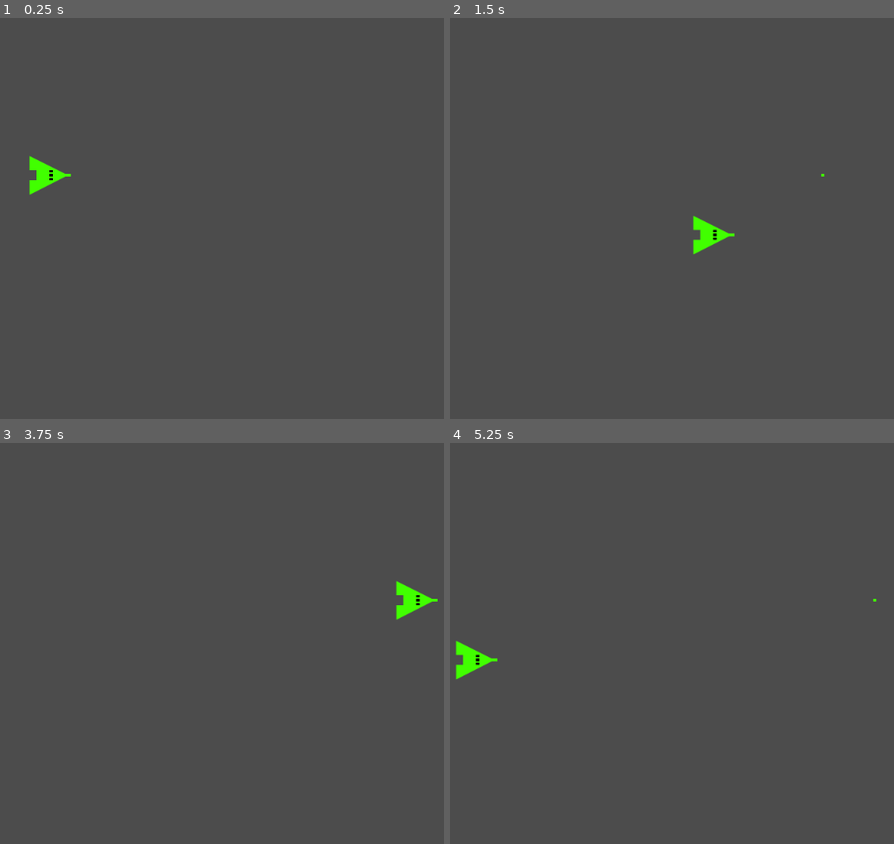
Above: before the commit, frames 1-4 (two rows, left to right).
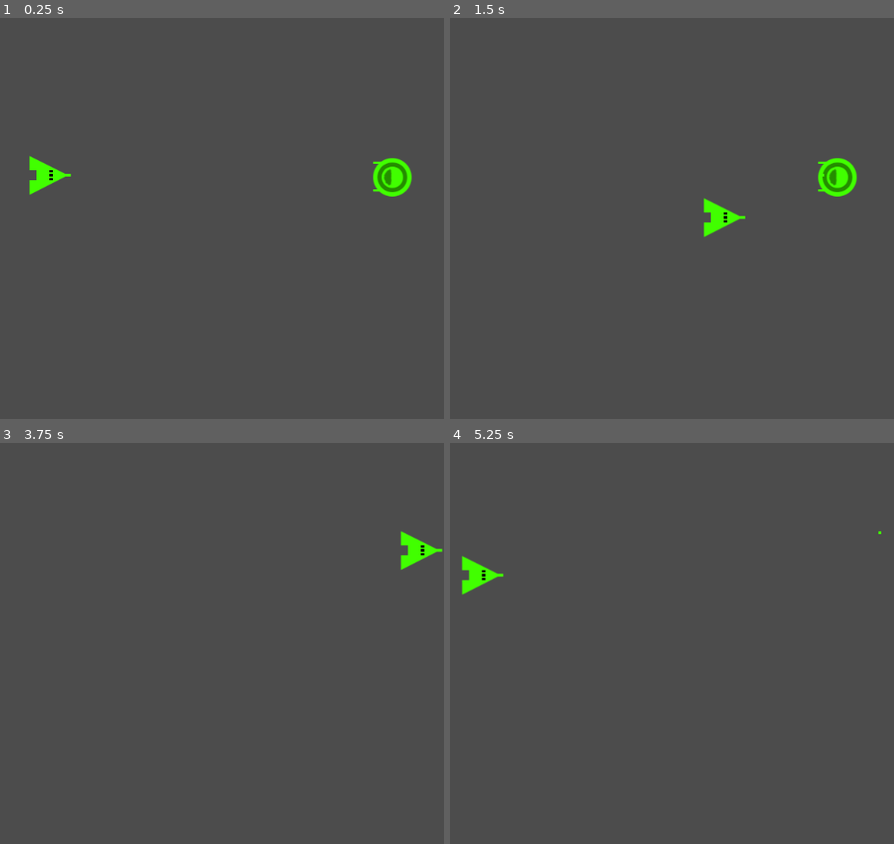
Above: after the commit, the same moments.

Repository: FreeDelete-Software/learn2shmup
Game: Godot game, scene res://levels/level0/level0.tscn
Same seed, same stepped clock (60 frames per second), same inputs: the game is played once before the commit and once after it.
Inputs:
- Up to frame 1 (0.25 s): no input
- Up to frame 2 (1.5 s): hold Right (ui_right) 0.53-1.28 s; tap Space (ui_select) at 0.77 s; hold Down (ui_down) from 1.28 s (still down)
- Up to frame 3 (3.75 s): tap Space (ui_select) at 1.52, 3.02 s; release Down (ui_down) at 2.03 s; hold Right (ui_right) 2.03-2.78 s; hold Up (ui_up) 2.78-3.53 s; tap Enter at 3.5 s; hold Left (ui_left) from 3.53 s (still down)
- Up to frame 4 (5.25 s): tap Space (ui_select) at 3.77, 4.52 s; release Left (ui_left) at 5.03 s; hold Down (ui_down) from 5.03 s (still down)

The runs differ from the first frame. In frame 1, 0.7% of the frame differs, in the area x 83-93%, y 34-45%; in frame 2, 1.4%, in the area x 54-92%, y 34-59%; in frame 3, 0.8%; in frame 4, 0.9%.

Commit message:
Add Enemy node

Diff:
--- /dev/null
+++ b/Enemy/enemy.gd
@@ -0,0 +1,29 @@
+
+extends KinematicBody2D
+
+#signal shoot(Bullet, location)
+
+# Declare member variables here. Examples:
+# var a = 2
+# var b = "text"
+
+var speed = 50
+
+#var _bullet = preload("res://bullet/bullet.tscn")
+# Declare member variables here. Examples:
+# var a = 2
+# var b = "text"
+
+func _on_VisibilityNotifier2D_screen_exited():
+	queue_free()
+# Called when the node enters the scene tree for the first time.
+func _ready():
+	pass # Replace with function body.
+
+func _physics_process(delta):
+	var velocity = Vector2.ZERO
+	velocity.x -= 1
+	move_and_slide(velocity * speed)
+
+
+#		emit_signal("shoot", _bullet, self.position)
--- /dev/null
+++ b/Enemy/enemy.tscn
@@ -0,0 +1,16 @@
+[gd_scene load_steps=4 format=2]
+
+[ext_resource path="res://Enemy/enemy.gd" type="Script" id=1]
+[ext_resource path="res://art/enemy.png" type="Texture" id=2]
+
+[sub_resource type="RectangleShape2D" id=1]
+extents = Vector2( 27, 27 )
+
+[node name="enemy" type="KinematicBody2D"]
+script = ExtResource( 1 )
+
+[node name="Sprite" type="Sprite" parent="."]
+texture = ExtResource( 2 )
+
+[node name="CollisionShape2D" type="CollisionShape2D" parent="."]
+shape = SubResource( 1 )
--- a/bullet/bullet.gd
+++ b/bullet/bullet.gd
@@ -9,7 +9,8 @@
 func _ready():
 	pass # Replace with function body.
 
-
+func _on_VisibilityNotifier2D_screen_exited():
+	queue_free()
 # Called every frame. 'delta' is the elapsed time since the previous frame.
 #func _process(delta):
 #	pass
--- a/levels/level0/level0.gd
+++ b/levels/level0/level0.gd
@@ -1,10 +1,13 @@
 extends Node2D
 
+onready var _enemy = preload("res://Enemy/enemy.tscn")
 
 # Called when the node enters the scene tree for the first time.
 func _ready():
-	pass # Replace with function body.
+	randomize()
 
+func _process(delta):
+	pass
 
 
 func _on_Player_shoot(Bullet, location):
--- a/levels/level0/level0.tscn
+++ b/levels/level0/level0.tscn
@@ -1,7 +1,8 @@
-[gd_scene load_steps=3 format=2]
+[gd_scene load_steps=4 format=2]
 
 [ext_resource path="res://player/player.tscn" type="PackedScene" id=1]
 [ext_resource path="res://levels/level0/level0.gd" type="Script" id=2]
+[ext_resource path="res://Enemy/enemy.tscn" type="PackedScene" id=3]
 
 [node name="Node2D" type="Node2D"]
 script = ExtResource( 2 )
@@ -9,4 +10,7 @@
 [node name="KinematicBody2D" parent="." instance=ExtResource( 1 )]
 position = Vector2( 469, 257 )
 
+[node name="enemy" parent="." instance=ExtResource( 3 )]
+position = Vector2( 964, 260 )
+
 [connection signal="shoot" from="KinematicBody2D" to="." method="_on_Player_shoot"]
--- a/player/player.tscn
+++ b/player/player.tscn
@@ -4,7 +4,7 @@
 [ext_resource path="res://player/player.gd" type="Script" id=2]
 
 [sub_resource type="RectangleShape2D" id=1]
-extents = Vector2( 16.5, 12.5 )
+extents = Vector2( 24.5, 22.5 )
 
 [node name="Player" type="KinematicBody2D"]
 script = ExtResource( 2 )
@@ -13,5 +13,5 @@
 texture = ExtResource( 1 )
 
 [node name="CollisionShape2D" type="CollisionShape2D" parent="."]
-position = Vector2( -10.5, 0.5 )
+position = Vector2( -2, 0 )
 shape = SubResource( 1 )
